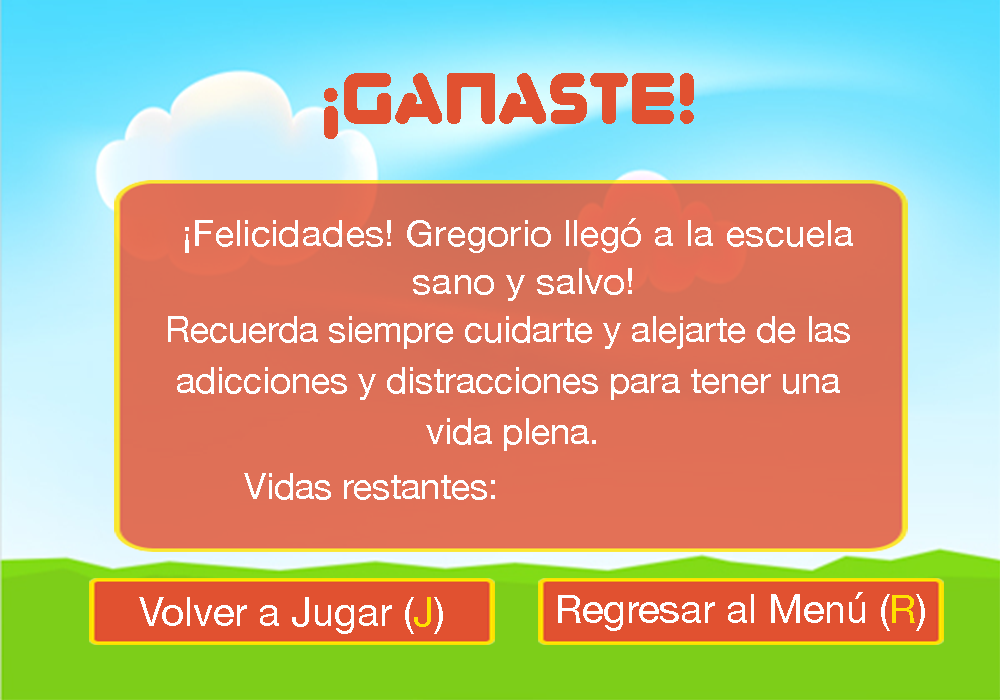
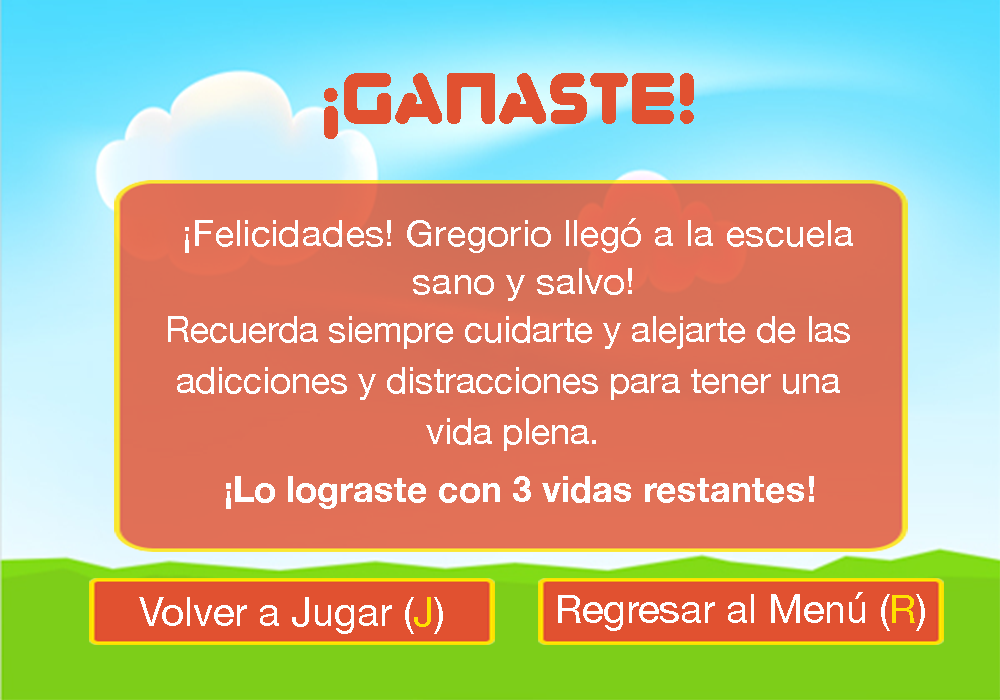
Layers edited between the first and the second w=1000, h=700 image:
renamed "Vidas restantes:" to "¡Lo lograste con 3 vidas restantes!", painted on it over left=226, top=473, right=814, bottom=509
